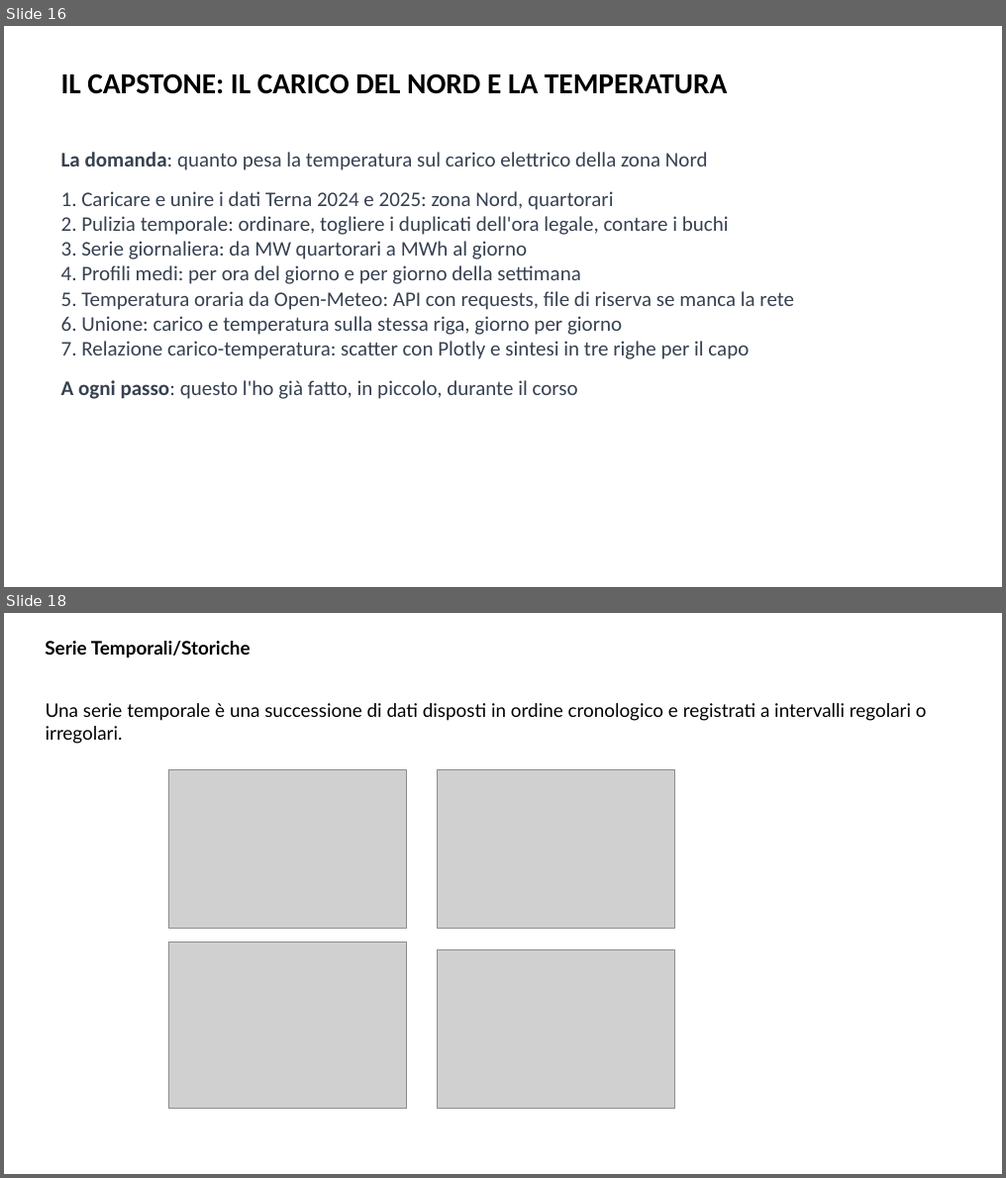
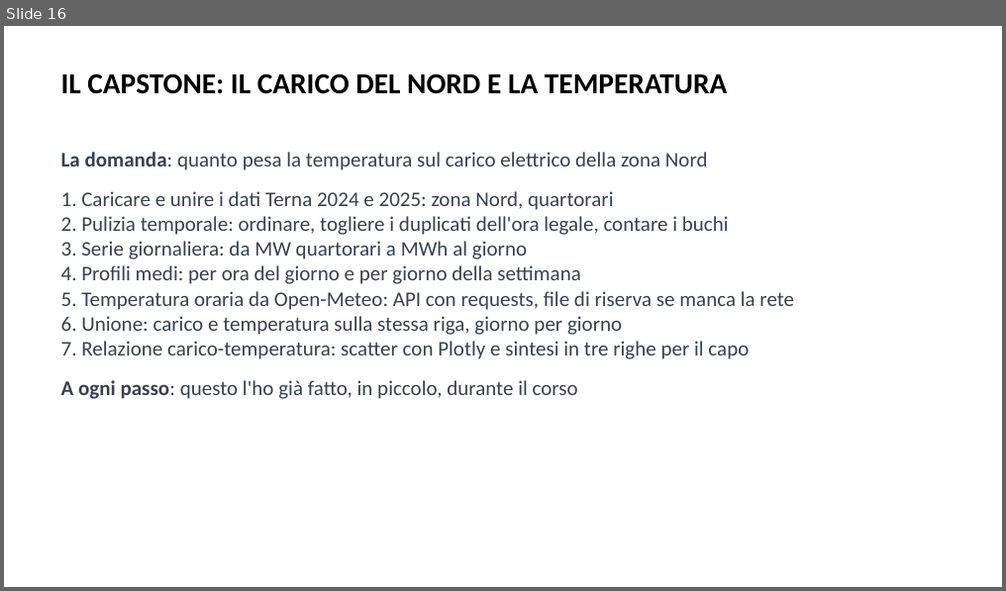
Before and after one commit to AndreaCorvaglia0/python-base-utilities, a slide deck: Slides/Presentazione_python_base.pptx. Shown one above the other, each under a label of ours: slides 16 and 18 before the commit, slide 16 after it; the slides between them are not shown. The pictures are 1006x1178 and 1006x591 pixels, drawn with LibreOffice and Linux fonts; fonts in the diff are those of the drawing; grey boxes stand for pictures; background and template pictures are left out. Boxes give left, top, right and bottom in pixels: in the first picture for what was removed or moved away, otherwise in the second. Text is boxed around its words. In the diff, an @@ line names an element or a change of style, - is before the commit and + after.

```diff
--- a/Slides/Presentazione_python_base.pptx
+++ b/Slides/Presentazione_python_base.pptx
@@ slide 18 removed at (4,613,1002,1174), background picture (left out) @@
@@ text removed at (45,641,251,659) @@
-Serie Temporali/Storiche
@@ text removed at (46,703,927,744) @@
-Una serie temporale è una successione di dati disposti in ordine cronologico e registrati a intervalli regolari o irregolari.
@@ picture removed at (168,770,406,929) @@
@@ picture removed at (437,770,675,929) @@
@@ picture removed at (168,943,406,1109) @@
@@ picture removed at (437,950,675,1109) @@
```
Also in this commit, not shown: 5 slides changed, 2 slides added, 6 other slides removed, 1 other file.
